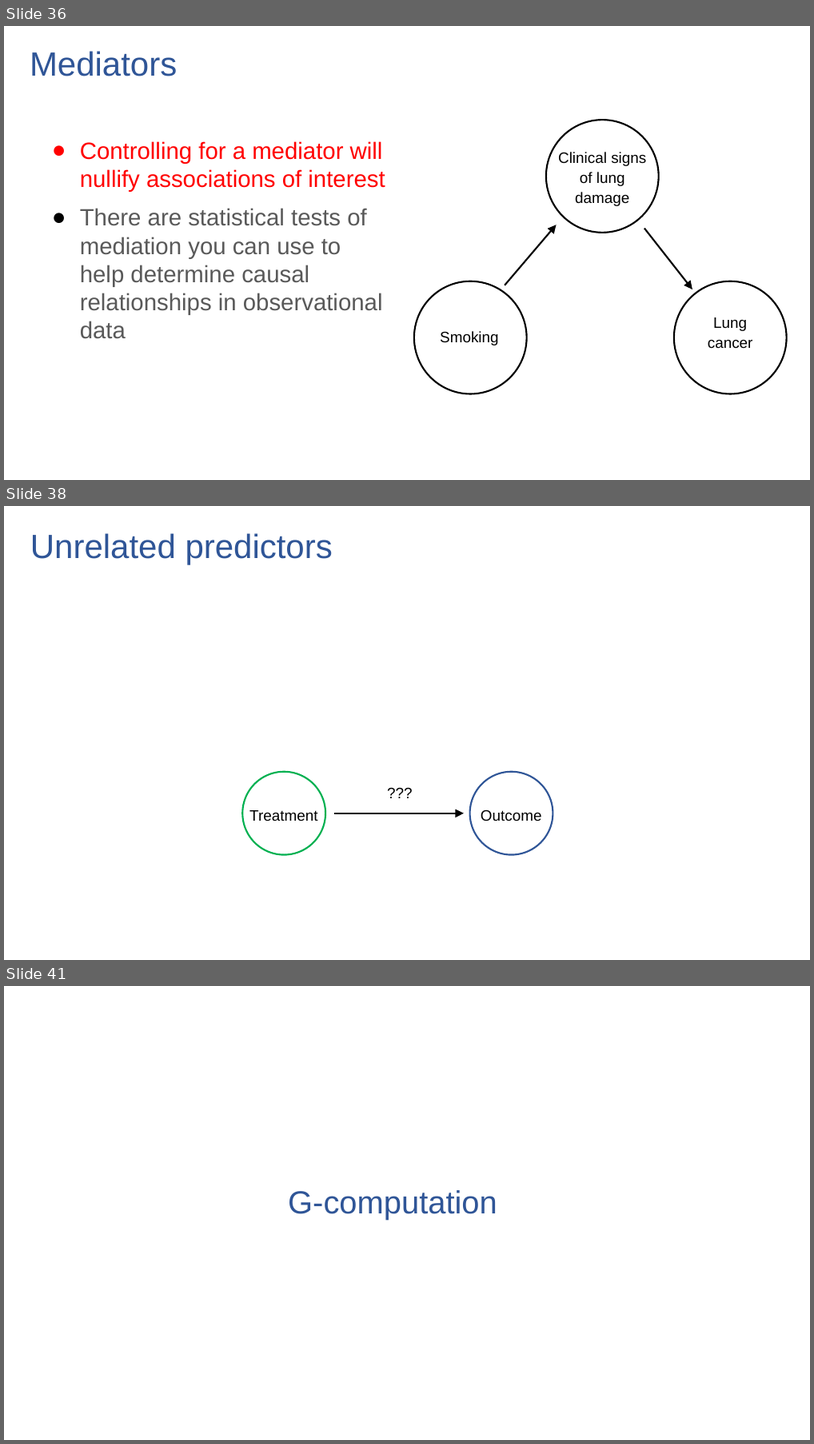
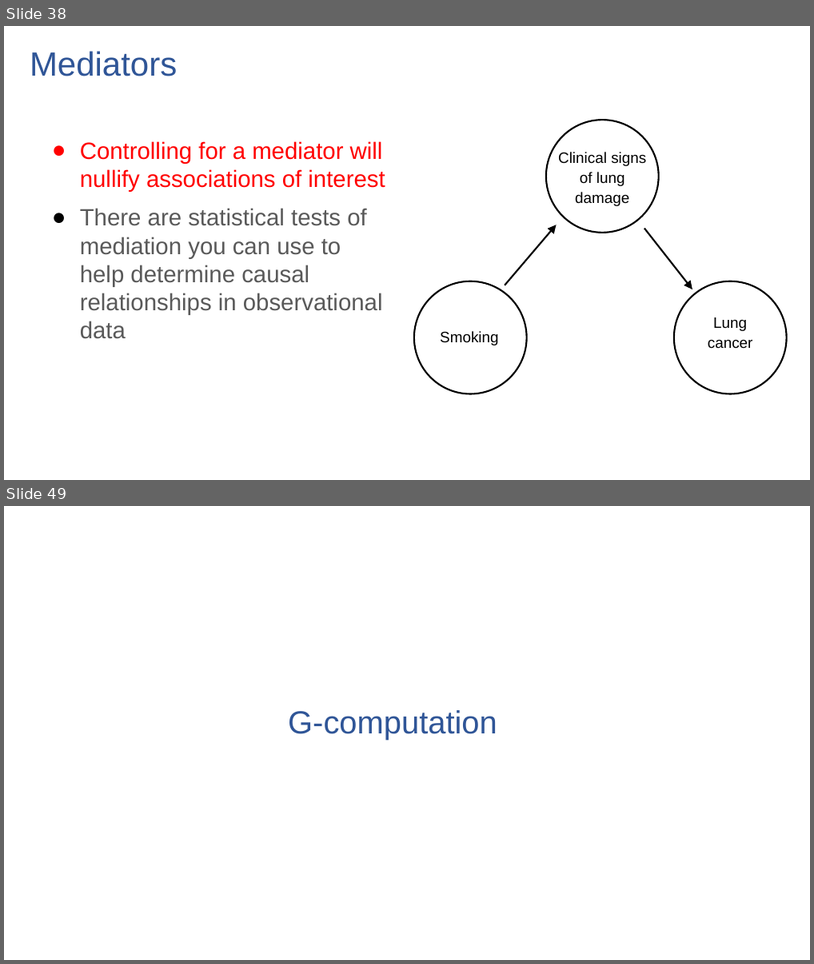
Before and after one commit to ronikobrosly/pydata_nyc_2022, a slide deck: slides/tutorial_slides.pptx. Shown one above the other, each under a label of ours: slides 36, 38 and 41 before the commit, slides 38 and 49 after it; the slides between them are not shown. The pictures are 814x1444 and 814x964 pixels, drawn with LibreOffice and Linux fonts; fonts in the diff are those of the drawing. Boxes give left, top, right and bottom in pixels: in the first picture for what was removed or moved away, otherwise in the second. Text is boxed around its words. In the diff, an @@ line names an element or a change of style, - is before the commit and + after.

```diff
--- a/slides/tutorial_slides.pptx
+++ b/slides/tutorial_slides.pptx
@@ slide 38 removed at (4, 506, 810, 960), background #FFFFFF @@
@@ title removed at (30, 533, 333, 565) @@
-Unrelated predictors
@@ ellipse removed at (243, 772, 326, 855) @@
@@ text removed at (358, 779, 442, 827) @@
-???
@@ ellipse removed at (470, 772, 554, 855) @@
@@ text removed at (250, 810, 318, 821) @@
-Treatment
@@ arrow removed from (334, 813) to (464, 813) @@
@@ text removed at (481, 810, 542, 821) @@
-Outcome
@@ what was slide 36 is now slide 38 @@
@@ what was slide 41 is now slide 49 @@
```
Also in this commit, not shown: 4 slides changed, 13 slides added, 3 other slides removed, 6 other files.
